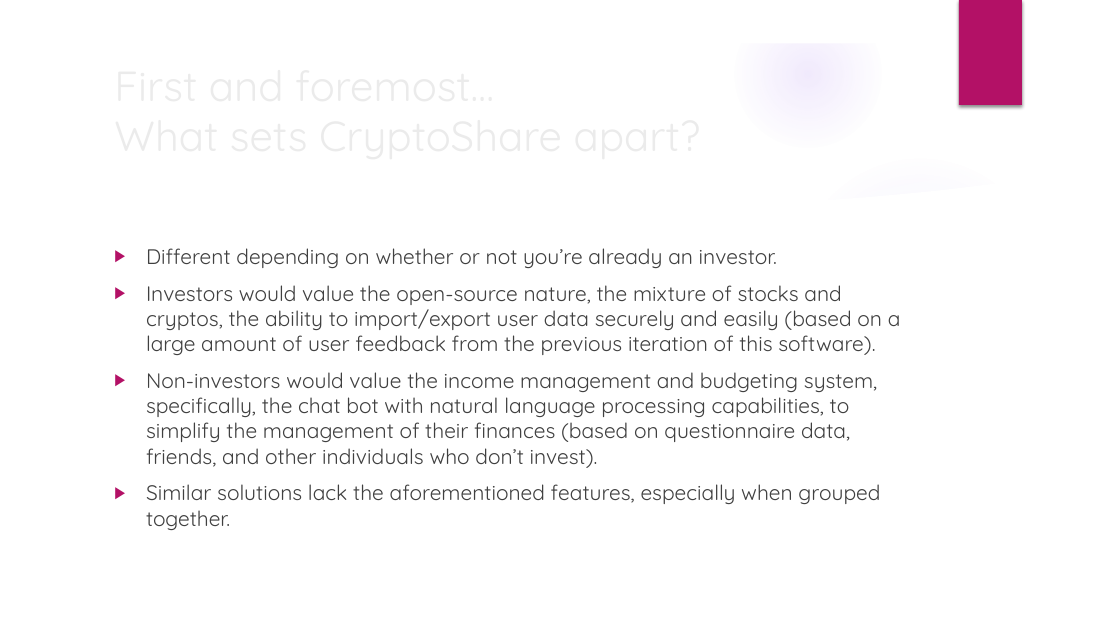
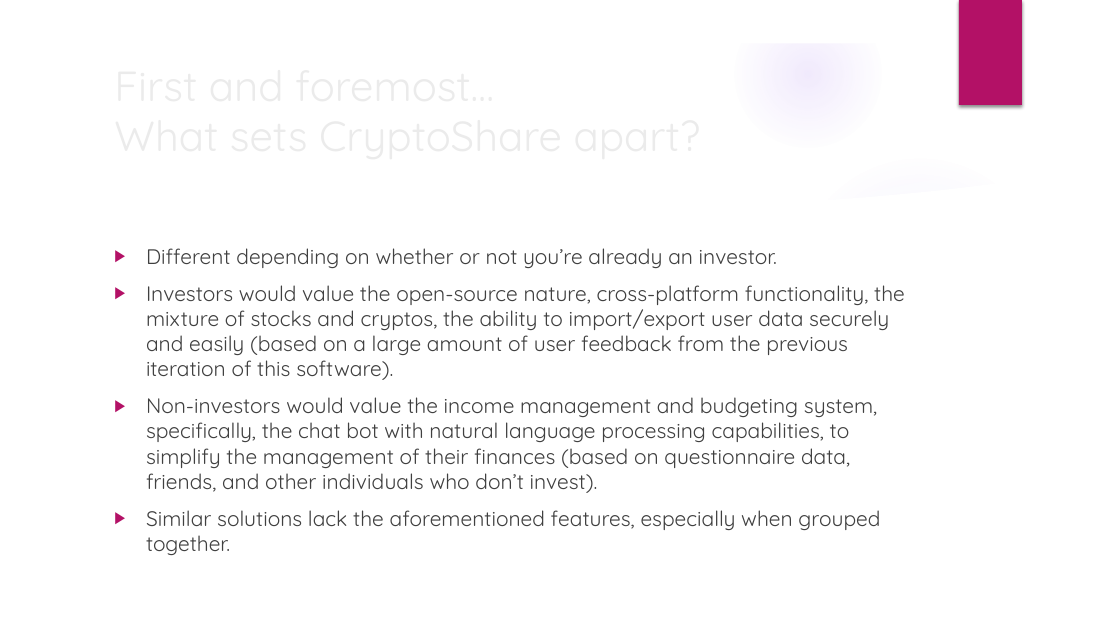
Before and after one commit to Xtrendence/CryptoShare, a slide deck: slide 3 of docs/Meetings/4/4.pptx. Drawn at 1120x630 pixels with LibreOffice and Linux fonts; fonts in the diff are those of the drawing; background and template pictures are left out. Boxes give left, top, right and bottom in pixels: in the first picture for what was removed or moved away, otherwise in the second. Text is boxed around its words. In the diff, an @@ line names an element or a change of style, - is before the commit and + after.

```diff
--- a/docs/Meetings/4/4.pptx
+++ b/docs/Meetings/4/4.pptx
@@ text at (x1=146, y1=285, x2=905, y2=380): text changed @@
-▶ Investors would value the open-source nature, the mixture of stocks and cryptos, the ability to import/export user data securely and easily (based on a large amount of user feedback from the previous iteration of this software).
+▶ Investors would value the open-source nature, cross-platform functionality, the mixture of stocks and cryptos, the ability to import/export user data securely and easily (based on a large amount of user feedback from the previous iteration of this software).
```
Also in this commit, not shown: 2 other slides changed, 11 other files.
